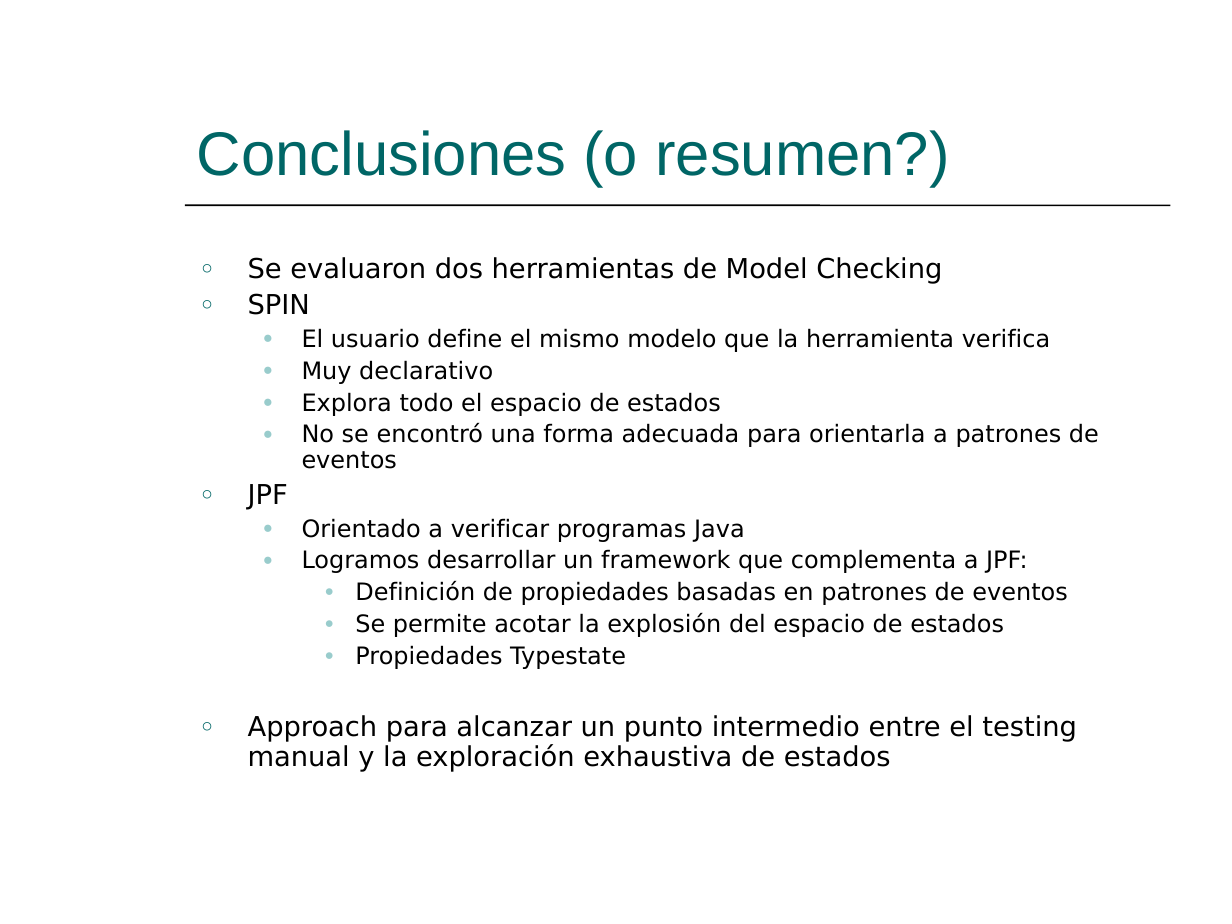
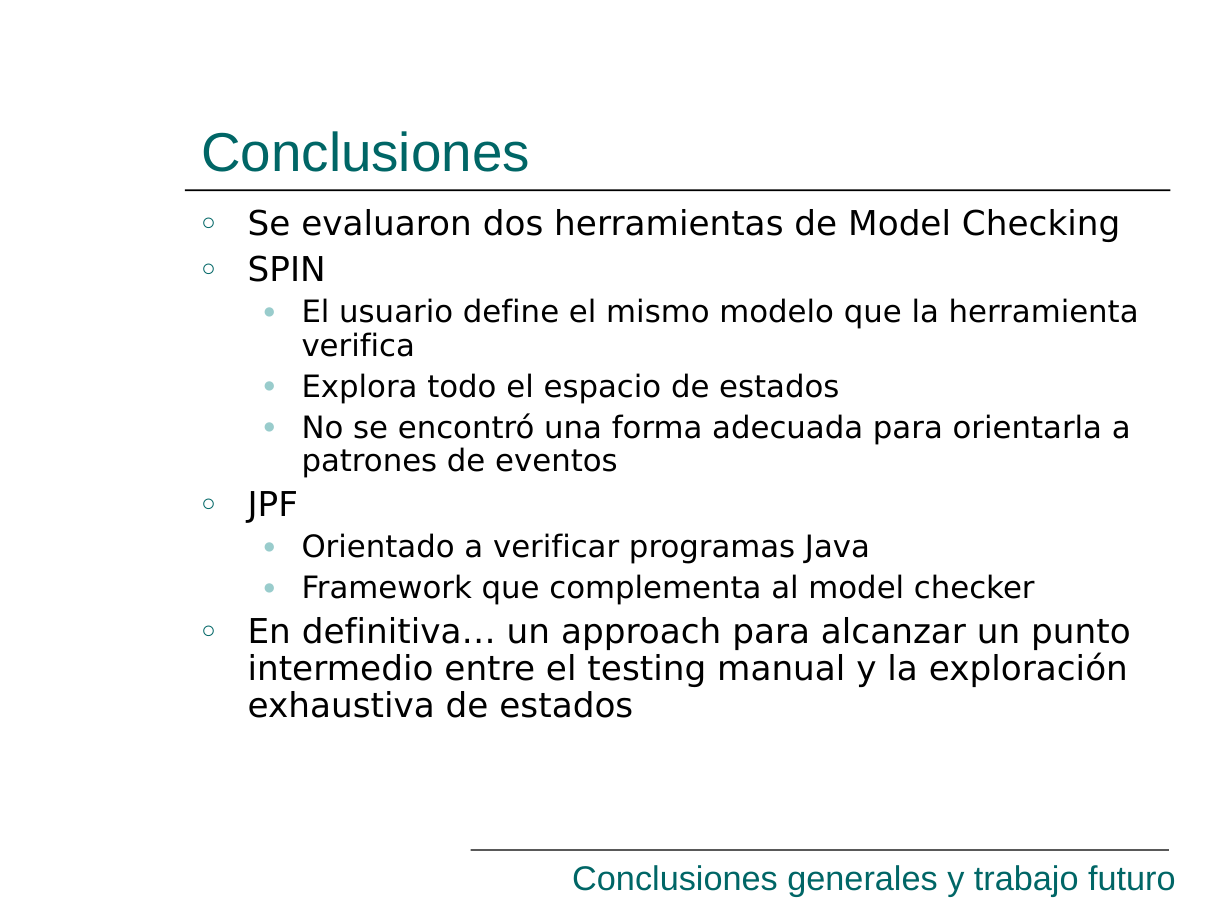
Before and after one commit to hugomelendez/tesis-jpf-2006, a slide deck: slide 46 of tesis-doc/Presentación.ppt (slide 45 before the commit). Drawn at 1232x924 pixels with LibreOffice and Linux fonts; fonts in the diff are those of the drawing. Boxes give left, top, right and bottom in pixels: in the first picture for what was removed or moved away, otherwise in the second. Text is boxed around its words. In the diff, an @@ line names an element or a change of style, - is before the commit and + after.

```diff
--- a/tesis-doc/Presentación.ppt
+++ b/tesis-doc/Presentación.ppt
@@ title at <box>201,131,530,172</box>: text changed; size 36 to 32 pt @@
-Conclusiones (o resumen?)
+Conclusiones
@@ line moved from (185, 206) - (1170, 206) to (185, 190) - (1170, 190) @@
@@ text "Se evaluaron dos herramientas de ...": place and size @@
-text "Se evaluaron dos herramientas de ..." at <box>248,257,1099,772</box>
+text "Se evaluaron dos herramientas de ..." at <box>248,209,1139,718</box>
@@ text at <box>248,209,1139,564</box>: size 16 to 20 pt in "Se evaluaron dos herramientas de Model Checking", "SPIN", "JPF"; size 14 to 18 pt in "El usuario define el mismo modelo que ...", "Explora todo el espacio de estados", "No se encontró una forma adecuada para ...", "Orientado a verificar programas Java"; more space between paragraphs @@
@@ text at <box>302,360,493,384</box>: paragraph removed @@
-  ● Muy declarativo
@@ text at <box>248,574,1131,718</box>: text changed; size 14 to 20 pt @@
-  ● Logramos desarrollar un framework que complementa a JPF:
-    ● Definición de propiedades basadas en patrones de eventos
-    ● Se permite acotar la explosión del espacio de estados
-    ● Propiedades Typestate
-○ Approach para alcanzar un punto intermedio entre el testing manual y la exploración exhaustiva de estados
+  ● Framework que complementa al model checker
+○ En definitiva… un approach para alcanzar un punto intermedio entre el testing manual y la exploración exhaustiva de estados
@@ line added from (471, 850) to (1169, 850), #000000 0.74 pt @@
@@ text added at <box>572,865,1176,896</box>, 20 pt, text #006666 @@
+Conclusiones generales y trabajo futuro
```
Also in this commit, not shown: 47 other slides changed, 2 slides added, 1 slide removed.
